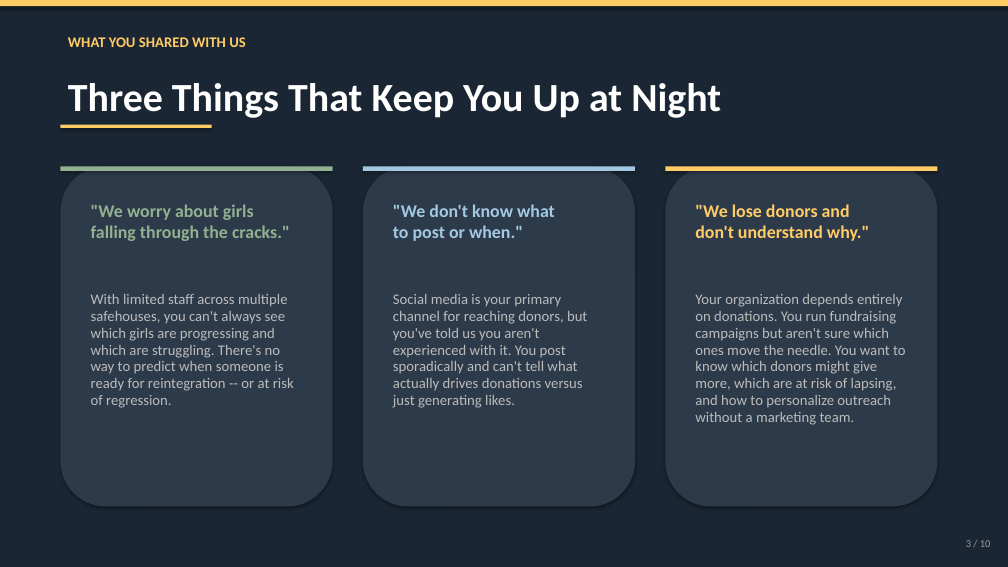
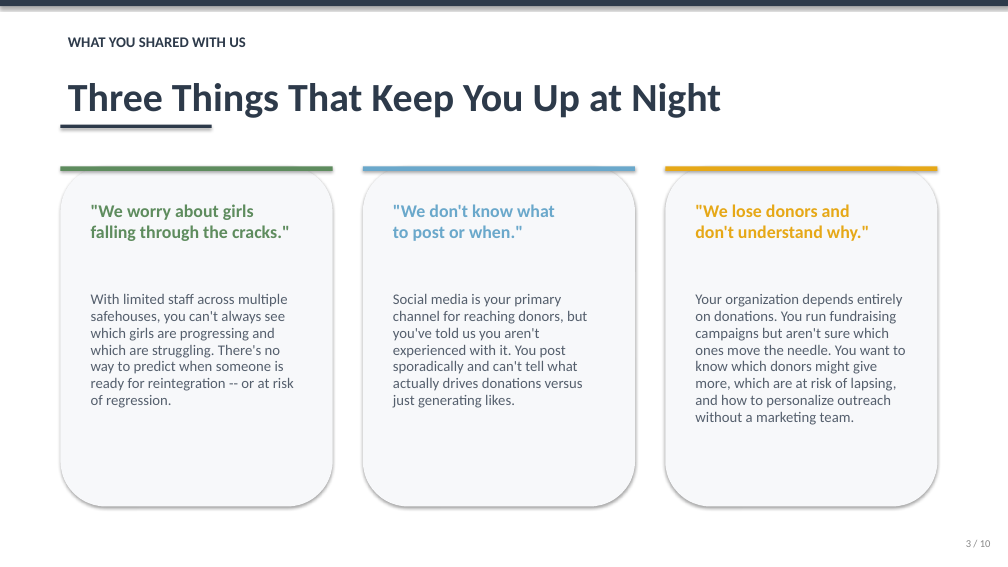
Before and after one commit to linklyns/New-Dawn, a slide deck: slide 3 of presentation/New_Dawn_Presentation.pptx. Drawn at 1008x567 pixels with LibreOffice and Linux fonts; fonts in the diff are those of the drawing. Boxes give left, top, right and bottom in pixels: in the first picture for what was removed or moved away, otherwise in the second. Text is boxed around its words. In the diff, an @@ line names an element or a change of style, - is before the commit and + after.

```diff
--- a/presentation/New_Dawn_Presentation.pptx
+++ b/presentation/New_Dawn_Presentation.pptx
@@ background #1A2633 to #FFFFFF @@
@@ rectangle at (0, 0, 1008, 6): fill #FFCC66 to #2D3A4A @@
@@ text "WHAT YOU SHARED WITH US" at (68, 37, 246, 47): text colour #FFCC66 to #2D3A4A @@
@@ text "Three Things That Keep You ..." at (68, 83, 721, 118): text colour #FFFFFF to #2D3A4A @@
@@ rectangle at (60, 125, 212, 128): fill #FFCC66 to #2D3A4A @@
@@ rectangle at (60, 166, 333, 171): fill #91B191 to #5E8C5E @@
@@ rectangle at (363, 166, 635, 171): fill #A2C9E1 to #6AA8CB @@
@@ fill #2D3A4A to #F7F8FA in 3 elements at (60, 166, 333, 507), (363, 166, 635, 507), (665, 166, 938, 507) @@
@@ rectangle at (665, 166, 938, 171): fill #FFCC66 to #E6A817 @@
@@ text ""We worry about girls falling ..." at (91, 204, 290, 241): text colour #91B191 to #5E8C5E @@
@@ text ""We don't know what to ..." at (393, 204, 555, 241): text colour #A2C9E1 to #6AA8CB @@
@@ text ""We lose donors and don't ..." at (695, 204, 870, 241): text colour #FFCC66 to #E6A817 @@
@@ text colour #BBBBBB to #555F6D in 3 elements at (91, 294, 294, 408), (393, 294, 587, 408), (695, 294, 906, 425) @@
@@ text "3 / 10" at (966, 540, 991, 547): text colour #999999 to #888888 @@
```
Also in this commit, not shown: 8 other slides changed, 1 slide added, 1 slide removed, 1 other file.
